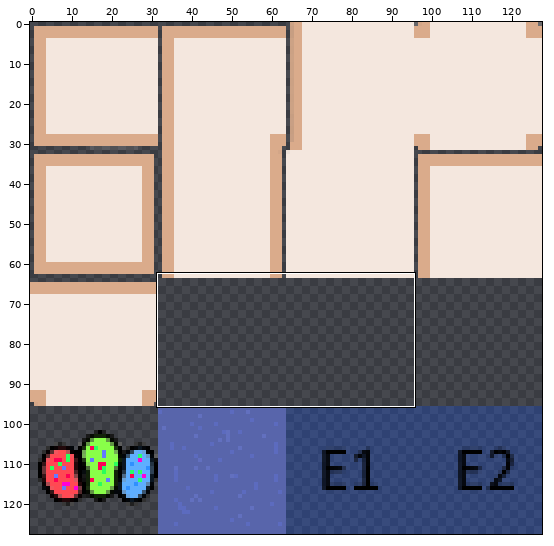
A sprite sheet gets an edit: customTilesets/Tables.png. Above, an overview of the earlier version with the close-up marked.
Close-up. As it was:
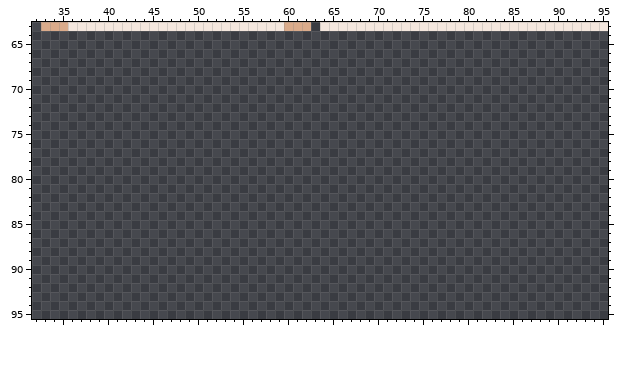
The file is 128x128 pixels. Pixels under 10% opacity are left out. Colours within 5 levels of each other are drawn and written as one. Shown: x 32..95, y 63..95.
Now the later version:
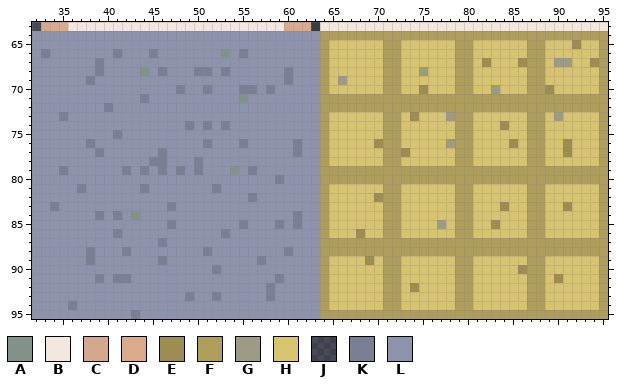
Palette (. is transparent): A #829389  B #f4e7de  C #d4a88c  D #daab8b  E #9e8d52  F #af9d5b  G #9e9b84  H #d8c370  J #5865ab1a  K #7b7f96  L #8e93ad
Difference:
@@ x 32..95 @@
-63 .DDDBBBBBBBBBBBBBBBBBBBBBBBBDDD.BBBBBBBBBBBBBBBBBBBBBBBBBBBBBBBB
-64 ................................................................
-65 ................................................................
-66 ................................................................
-67 ................................................................
-68 ................................................................
-69 ................................................................
-70 ................................................................
-71 ................................................................
-72 ................................................................
-73 ................................................................
-74 ................................................................
-75 ................................................................
-76 ................................................................
-77 ................................................................
-78 ................................................................
-79 ................................................................
-80 ................................................................
-81 ................................................................
-82 ................................................................
-83 ................................................................
-84 ................................................................
-85 ................................................................
-86 ................................................................
-87 ................................................................
-88 ................................................................
-89 ................................................................
-90 ................................................................
-91 ................................................................
-92 ................................................................
-93 ................................................................
-94 ................................................................
-95 ................................................................
+63 JCDDBBBBBBBBBBBBBBBBBBBBBBBBDDD.BBBBBBBBBBBBBBBBBBBBBBBBBBBBBBBB
+64 LLLLLLLLLLLLLLLLLLLLLLLLLLLLLLLLFFFFFFFFFFFFFFFFFFFFFFFFFFFFFFFF
+65 LLLLLLLLLLLLLLLLLLLLLLLLLLLLLLLLFHHHHHHFFHHHHHHFFHHHHHHFFHHHEHHF
+66 LKLLLLLLLKLLLKLLLLLLLALKLLLLLLLLFHHHHHHFFHHHHHHFFHHHHHHFFHHHHHHF
+67 LLLLLLLKLLLLLLLLLLLLLLLLLLLLLLLLFHHHHHHFFHHHHHHFFHEHHHEFFHGGHHEF
+68 LLLLLLLKLLLLALKLLLKKLKLLLLLLKLLLFHHHHHHFFHHGHHHFFHHHHHHFFHHHHHHF
+69 LLLLLLKLLLLLLLLLLLLLLLLLLLLLKLLLFHGHHHHFFHHHHHHFFHHHHHHFFHHHHHHF
+70 LLLLLLLLLLLLLLLLKLLKLLLKKLKLLLLLFHHHHHHFFHHEHHHFFHHGHHHFFEHHHHHF
+71 LLLLLLLLLLLLKLLLLLLLLLLALLLLLLLLFFFFFFFFFFFFFFFFFFFFFFFFFFFFFFFF
+72 LLLLLLLLKLLLLLLLLLLLLLLLLLLLLLLLFFFFFFFFFFFFFFFFFFFFFFFFFFFFFFFF
+73 LLLKLLLLLLLLLLLLLLLLLLLLLLLLLLLLFHHHHHHFFHEHHHGFFHHHHHHFFHGHHHHF
+74 LLLLLLLLLLLLLLLLLKLKLKLLLLLLLLLLFHHHHHHFFHHHHHHFFHHHEHHFFHHHHHHF
+75 LLLLLLLLLKLLLLLLLLLLLLLLLLLLLLLLFHHHHHHFFHHHHHHFFHHHHHHFFHHHHHHF
+76 LLLLLLKLLLLLLLLLLLLKLLLKLLLLLKLLFHHHHHEFFHHHHHGFFHHHHEHFFHHEHHHF
+77 LLLLLLLKLLLLLLKLLLLLLLLLLLLLLKLLFHHHHHHFFEHHHHHFFHHHHHHFFHHEHHHF
+78 LLLLLLLLLLLLLKKLLLKLLLLLLLLLLLLLFHHHHHHFFHHHHHHFFHHHHHHFFHHHHHHF
+79 LLLKLLLLLLKLKLKLKLKLLLALKLLLLLLLFFFFFFFFFFFFFFFFFFFFFFFFFFFFFFFF
+80 LLLLLLLLLLLLLLLLLLLLLLLLLLLKLLLLFFFFFFFFFFFFFFFFFFFFFFFFFFFFFFFF
+81 LLLLLKLLLLLLKLLLLLLLKLLLLLLLLLLLFHHHHHHFFHHHHHHFFHHHHHHFFHHHHHHF
+82 LLLLLLLLLLLLLLLLLLLLLLLLKLLLLLLLFHHHHHEFFHHHHHHFFHHHHHHFFHHHHHHF
+83 LLKLLLLLLLLLLLLKLLLLLLLLLLLLLLLLFHHHHHHFFHHHHHHFFHHHEHHFFHHEHHHF
+84 LLLLLLLKLKLALLLLLLLLLLLLLLLLLKLLFHHHHHHFFHHHHHHFFHHHHHHFFHHHHHHF
+85 LLLLLLLLLLLLLLLKLLLLLLLKLLLKLKLLFHHHHHHFFHHHHGHFFHHEHHHFFHHHHHHF
+86 LLLLLLLLLKLLLLLLLLLLLKLLLLLLLLLLFHHHEHHFFHHHHHHFFHHHHHHFFHHHHHHF
+87 LLLLLLLLLLLLLLKLLLLLLLLLLLLLLLLLFFFFFFFFFFFFFFFFFFFFFFFFFFFFFFFF
+88 LLLLLLKLLLKLLLLLLLLKLLLLLLLLKLLLFFFFFFFFFFFFFFFFFFFFFFFFFFFFFFFF
+89 LLLLLLKLLLLLLLKLLLLLLLLLLKLLLLLLFHHHHEHFFHHHHHHFFHHHHHHFFHHHHHHF
+90 LLLLLLLLLLLLLLLLLLLLKLLLLLLLLLLLFHHHHHHFFHHHHHHFFHHHHHEFFHHHHHHF
+91 LLLLLLLKLKKLLLLLLLLLLLLLLLLKLLLLFHHHHHHFFHHHHHHFFHHHHHHFFHEHHHHF
+92 LLLLLLLLLLLLLLLLLLLLLLLLLLKLLLLLFHHHHHHFFHEHHHHFFHHHHHHFFHHHHHHF
+93 LLLLLLLLLLLLLLLLLKLLKLLLLLKLLLLLFHHHHHHFFHHHHHHFFHHHHHHFFHHHHHHF
+94 LLLLKLLLLLLLLLLLLLLLLLLLLLLLLLLLFHHHHHHFFHHHHHHFFHHHHHHFFHHHHHHF
+95 LLLLLLLLLLLKLLLLLLLLLLLLLLLLLLLLFFFFFFFFFFFFFFFFFFFFFFFFFFFFFFFF
Pixel boxes of the changes (left, top, right, bottom) in both close-ups:
changed: (32, 22, 608, 319)
